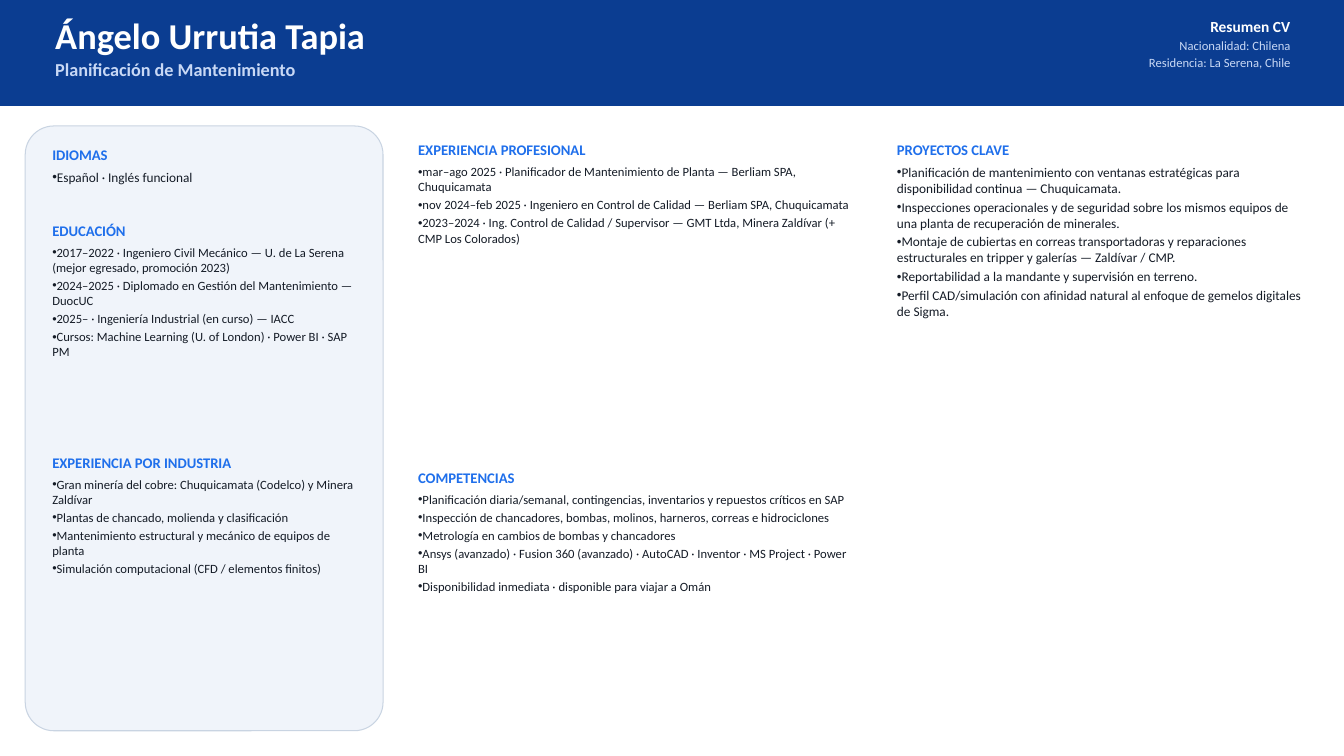
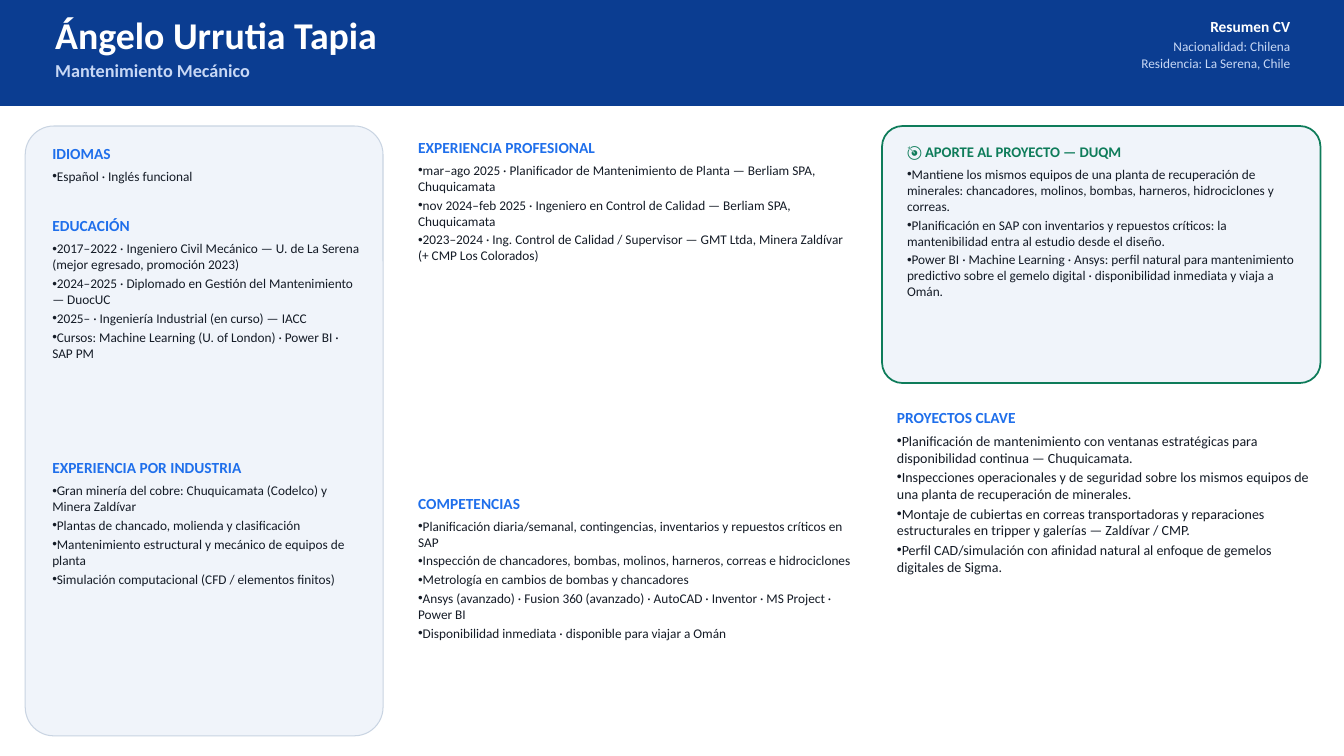
Before and after one commit to jjuri-socialmining/_DemoCustomerOps, a slide deck: slide 8 of web/og-b0d2f7a3-files/Sigma-Digital-Twins-Equipo-Duqm-ES.pptx. Drawn at 1344x756 pixels with LibreOffice and Linux fonts; fonts in the diff are those of the drawing. Boxes give left, top, right and bottom in pixels: in the first picture for what was removed or moved away, otherwise in the second. Text is boxed around its words. In the diff, an @@ line names an element or a change of style, - is before the commit and + after.

```diff
--- a/web/og-b0d2f7a3-files/Sigma-Digital-Twins-Equipo-Duqm-ES.pptx
+++ b/web/og-b0d2f7a3-files/Sigma-Digital-Twins-Equipo-Duqm-ES.pptx
@@ text at bbox=[55, 18, 377, 56]: size 26 to 27 pt in "Ángelo Urrutia Tapia" @@
@@ text at bbox=[1141, 42, 1290, 70]: size 9 to 9.5 pt in "Nacionalidad: Chilena", "Residencia: La Serena, Chile" @@
@@ text at bbox=[55, 64, 250, 77]: text changed @@
-Planificación de Mantenimiento
+Mantenimiento Mecánico
@@ rounded rectangle: place and size @@
-rounded rectangle at bbox=[25, 126, 383, 731]
+rounded rectangle at bbox=[25, 126, 383, 736]
@@ text at bbox=[52, 149, 110, 159]: size 10.5 to 11 pt in "IDIOMAS" @@
@@ text "EXPERIENCIA PROFESIONAL" at bbox=[418, 143, 843, 262]: size 10.5 to 11 pt in "EXPERIENCIA PROFESIONAL"; size 9 to 9.5 pt @@
@@ rounded rectangle added at bbox=[882, 126, 1321, 383], fill #F0F4FA, outline #0E7C5A 1.25 pt @@
@@ text added at bbox=[907, 147, 1294, 296], 9.5 pt, text #141B26 @@
+🎯 APORTE AL PROYECTO — DUQM
+• Mantiene los mismos equipos de una planta de recuperación de minerales: chancadores, molinos, bombas, harneros, hidrociclones y correas.
+• Planificación en SAP con inventarios y repuestos críticos: la mantenibilidad entra al estudio desde el diseño.
+• Power BI · Machine Learning · Ansys: perfil natural para mantenimiento predictivo sobre el gemelo digital · disponibilidad inmediata y viaja a Omán.
@@ text "EDUCACIÓN" at bbox=[52, 218, 359, 358]: size 10.5 to 11 pt in "EDUCACIÓN"; size 9 to 9.5 pt @@
@@ text at bbox=[897, 271, 1198, 283]: paragraph removed @@
-• Reportabilidad a la mandante y supervisión en terreno.
@@ text "PROYECTOS CLAVE": place and size @@
-text "PROYECTOS CLAVE" at bbox=[897, 145, 1301, 319]
+text "PROYECTOS CLAVE" at bbox=[897, 413, 1308, 575]
@@ text "PROYECTOS CLAVE" at bbox=[897, 413, 1308, 575]: size 10.5 to 11 pt in "PROYECTOS CLAVE"; size 9.5 to 10 pt @@
@@ text "EXPERIENCIA POR INDUSTRIA" at bbox=[52, 463, 345, 586]: size 10.5 to 11 pt in "EXPERIENCIA POR INDUSTRIA"; size 9 to 9.5 pt in "Gran minería del cobre: Chuquicamata (Codelco) y ...", "Plantas de chancado, molienda y clasificación", "Mantenimiento estructural y mecánico de equipos de ...", "Simulación computacional (CFD / elementos finitos)" @@
@@ text "COMPETENCIAS": place and size @@
-text "COMPETENCIAS" at bbox=[418, 473, 846, 593]
+text "COMPETENCIAS" at bbox=[418, 499, 850, 641]
@@ text "COMPETENCIAS" at bbox=[418, 499, 850, 641]: size 10.5 to 11 pt in "COMPETENCIAS"; size 9 to 9.5 pt @@
```
Also in this commit, not shown: 9 other slides changed, 1 slide added, 2 other files.
